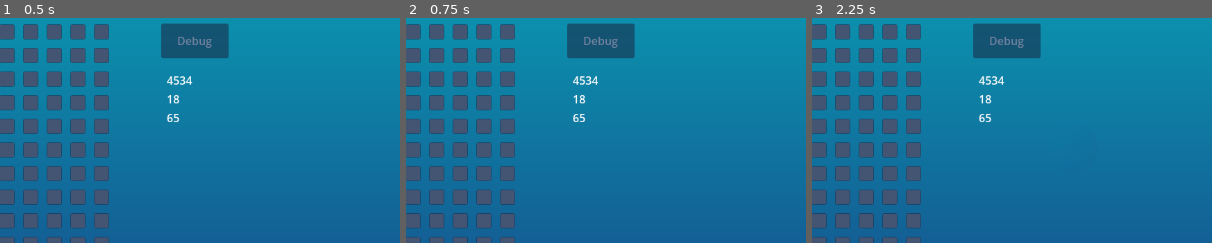
Above: before the commit, frames 1-3 (left to right).
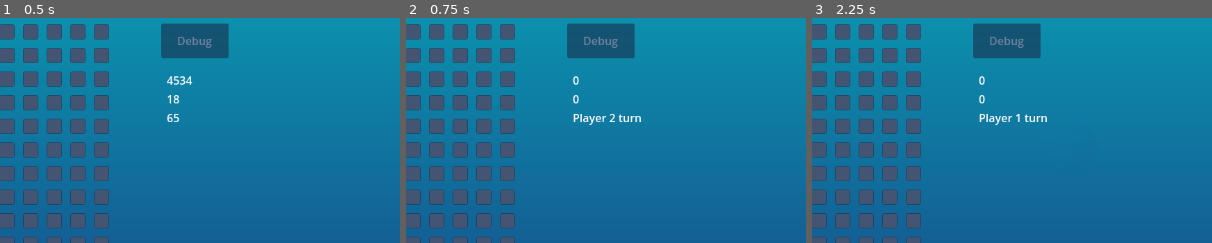
Above: after the commit, the same moments.

Repository: BeadsInCheese/CellularBubbleState
Game: Godot game, scene res://MainGame.tscn
Two runs of this game, one before a commit and one after it. Both use one fixed random seed, a clock stepped at 60 frames per second and the inputs below.
Inputs (mouse positions are % of the whole screen's width and height, from its top left):
- Up to frame 1 (0.5 s): no input
- Up to frame 2 (0.75 s): click (2, 3) at 0.52 s
- Up to frame 3 (2.25 s): click (5, 3) at 1.27 s; click (8, 3) at 2.02 s
The pictures show only the part of the screen within x 45-95%, y 0-50%; the shares and areas given below are measured in that part.

Frame 1 is identical in both runs. In frame 2, 0.6% of the frame differs, in the area x 41-59%, y 25-48%; in frame 3, 0.6%.

Commit message:
fixed sidebar

Diff:
--- a/gamejam2025/GUI.gd
+++ b/gamejam2025/GUI.gd
@@ -1,16 +1,19 @@
 extends Node
-
+class_name GUI
 
 func updateSidebar(turn,score1,score2):
 	$Score_player1.text = str(score1)
 	$Score_player2.text = str(score2)
-
+	print("Gui debug")
+	print($Score_player1)
+	print(score2)
+	print(turn)
 	if(turn == 1):
-		$TurnValue.set_text("Player 1 turn")
+		$TurnValue.text="Player 1 turn"
 	elif(turn == 3):
-		$TurnValue.set_text("Player 2 turn")
+		$TurnValue.text="Player 2 turn"
 	else:
-		$TurnValue.set_text("Automata turn")
+		$TurnValue.text="Automata turn"
 
 # Called when the node enters the scene tree for the first time.
 func _ready() -> void:
--- a/gamejam2025/Grid.gd
+++ b/gamejam2025/Grid.gd
@@ -4,7 +4,7 @@
 @export
 var bubble = preload("Bubble.tscn")
 @export
-var gui = preload("res://sidebar.tscn").instantiate()
+var gui :GUI
 @export
 var xsize : int = 20
 @export
--- a/gamejam2025/MainGame.tscn
+++ b/gamejam2025/MainGame.tscn
@@ -66,8 +66,9 @@
 volume_db = -9.502
 autoplay = true
 
-[node name="Board" type="Sprite2D" parent="."]
+[node name="Board" type="Sprite2D" parent="." node_paths=PackedStringArray("gui")]
 script = ExtResource("1_aixle")
+gui = NodePath("../Sidebar")
 
 [node name="PlayerController" type="Node2D" parent="."]
 script = ExtResource("2_eflv5")
Not shown: 1 places in gamejam2025/MainGame.tscn that only renumber resources
Not shown: 1 places in gamejam2025/sidebar.tscn that only renumber resources
